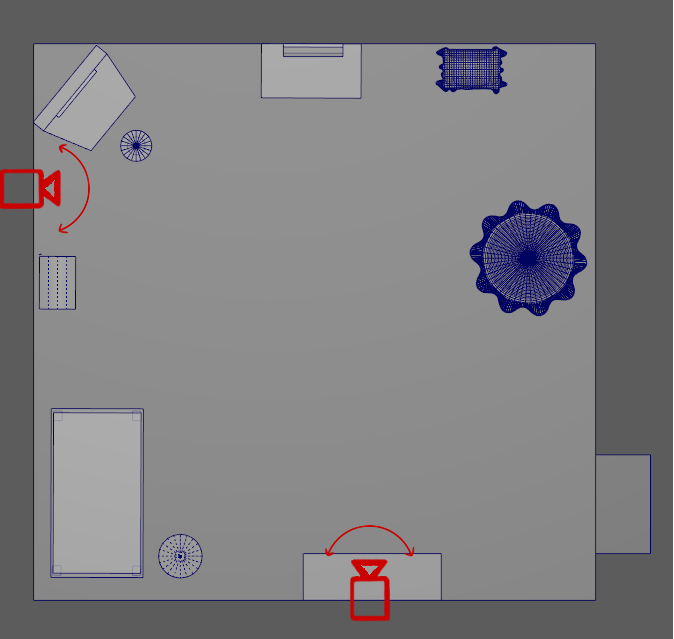
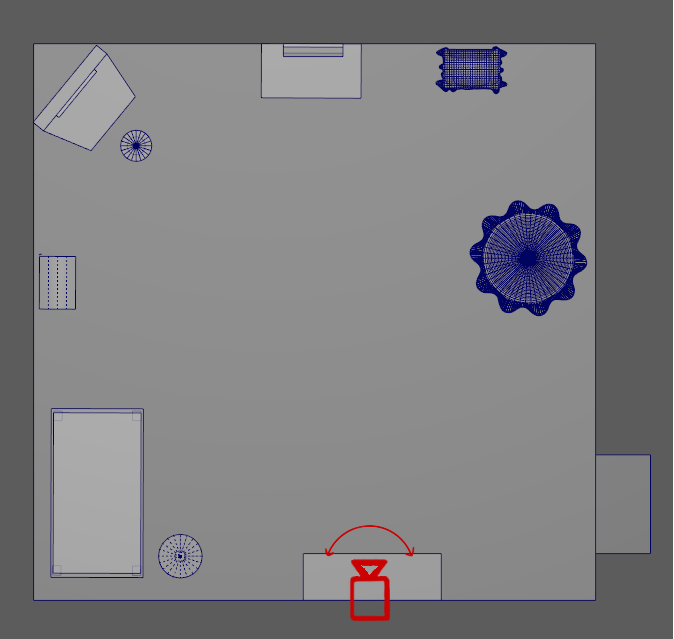
Before/after of a 674 x 639 layered artwork. What changed in the layer stack:
hid "Ellipse 1" (1st of 2) over [57, 143, 90, 234]
hid "Camera 1" (1st of 2), painted on it over [0, 167, 90, 234]
